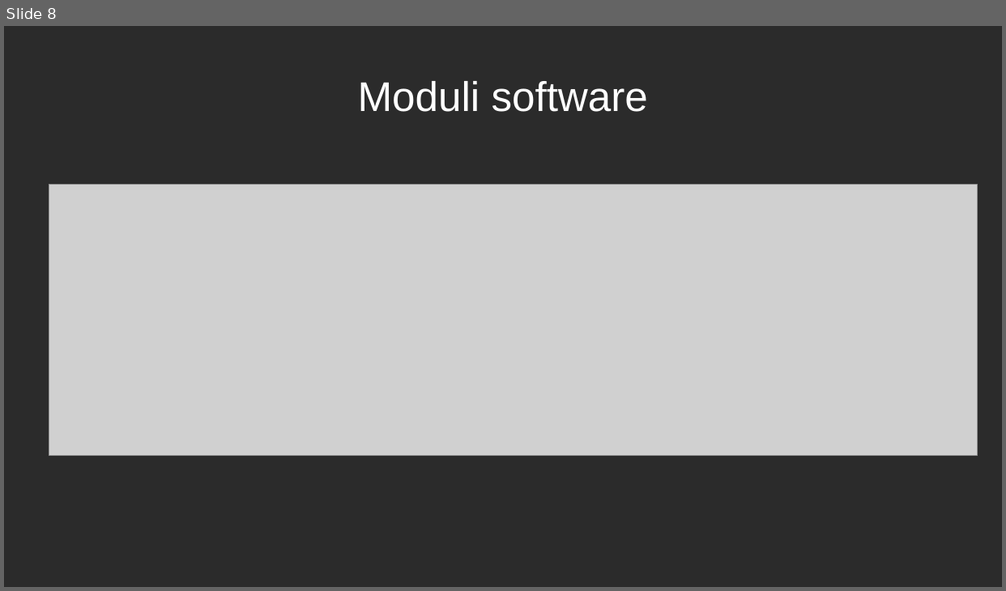
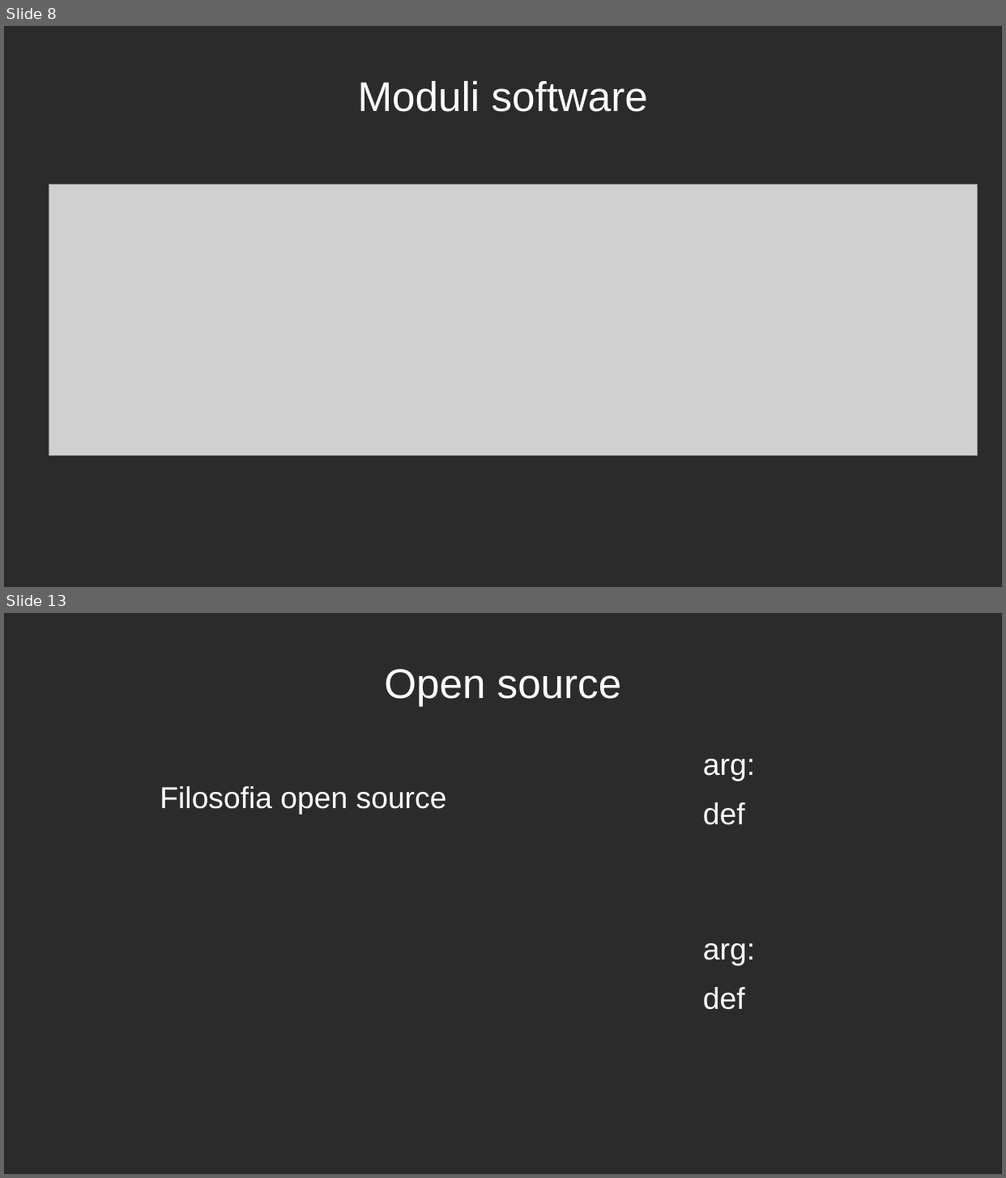
Before and after one commit to WAPEETY/media-way, a slide deck: proof_of_concept/esame_di_stato.odp. Shown one above the other, each under a label of ours: slide 8 before the commit, slides 8 and 13 after it; the slides between them are not shown. The pictures are 1006x591 and 1006x1178 pixels, drawn with LibreOffice and Linux fonts; fonts in the diff are those of the drawing; grey boxes stand for pictures; background and template pictures are left out; a plain dark background stands for a picture behind light text. Boxes give left, top, right and bottom in pixels: in the first picture for what was removed or moved away, otherwise in the second. Text is boxed around its words. In the diff, an @@ line names an element or a change of style, - is before the commit and + after.

```diff
--- a/proof_of_concept/esame_di_stato.odp
+++ b/proof_of_concept/esame_di_stato.odp
@@ slide 13 added at <box>4,613,1002,1174</box>, background picture (left out) @@
@@ title added at <box>384,669,622,707</box>, 33 pt, text #FFFFFF @@
+Open source
@@ text added at <box>703,759,755,825</box>, 24 pt, text #FFFFFF @@
+arg:
+def
@@ text added at <box>160,786,447,815</box>, 24 pt, text #FFFFFF @@
+Filosofia open source
@@ text added at <box>703,943,755,1010</box>, 24 pt, text #FFFFFF @@
+arg:
+def
```
Also in this commit, not shown: 4 slides changed, 3 other slides added, 1 slide removed, 1 other file.
